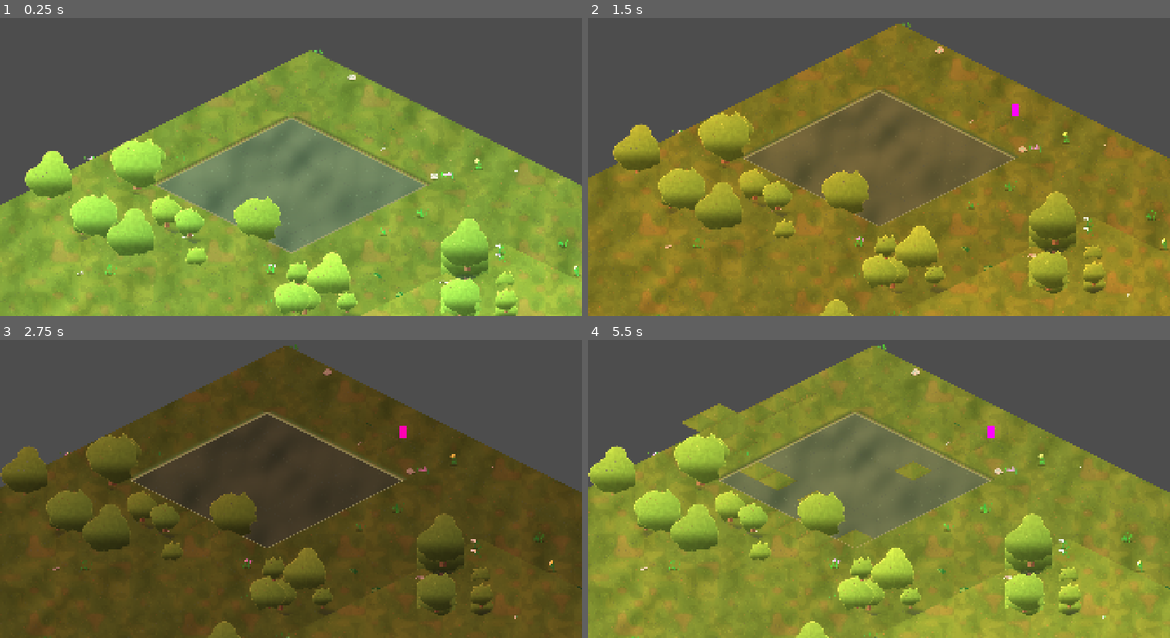
Above: before the commit, frames 1-4 (two rows, left to right).
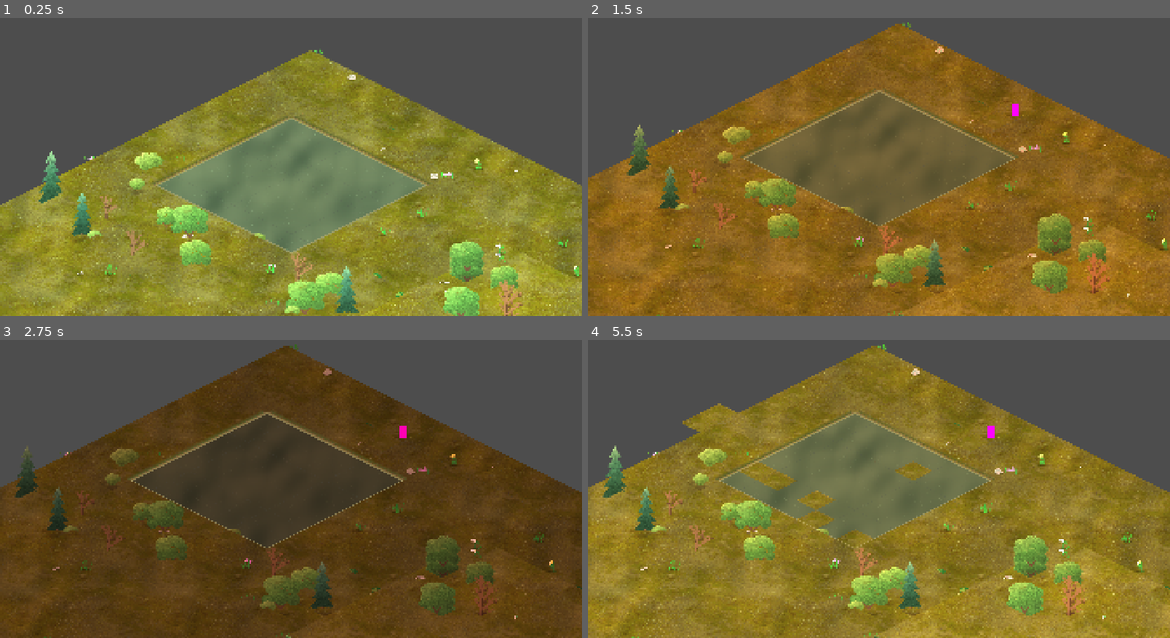
Above: after the commit, the same moments.

Repository: saman-mb/crusade-rts
Game: Godot game, scene res://src/nodes/map_system.tscn
Two runs of this game, one before a commit and one after it. Both use one fixed random seed, a clock stepped at 60 frames per second and the inputs below.
Inputs (mouse positions are in pixels of both pictures, inside the frame that each line leads up to):
- Up to frame 1 (0.25 s): no input
- Up to frame 2 (1.5 s): tap Enter at 0.5 s; move the mouse to (1007, 137) at 0.52 s; hold . (dev_time_fwd) 0.53-1.25 s; tap S (cam_down) at 0.6 s; click (1007, 137) at 0.67 s; drag from (762, 169) to (849, 217) at 1.27 s
- Up to frame 3 (2.75 s): tap Space at 2 s; move the mouse to (349, 402) at 2.02 s; hold . (dev_time_fwd) from 2.03 s (still down); tap D (cam_right) at 2.1 s
- Up to frame 4 (5.5 s): release . (dev_time_fwd) at 2.75 s; drag from (849, 539) to (704, 426) at 2.77 s; tap Enter at 3.5 s; move the mouse to (1053, 524) at 3.52 s; hold , (dev_time_back) 3.53-4.25 s; tap B at 3.6 s; drag from (704, 426) to (791, 393) at 4.27 s; move the mouse to (908, 474) at 5.02 s; hold , (dev_time_back) from 5.03 s (still down); tap G at 5.1 s; click (908, 474) at 5.17 s

The runs differ from the first frame. In frame 1, 41% of the frame differs, in the area x 0-100%, y 11-100%; in frame 2, 31%; in frame 3, 8.3%; in frame 4, 41%, in the area x 0-100%, y 1-100%.

Commit message:
feat: HD map visual overhaul — HD ground, seamless firelight, HD cliffs, pointillist trees
Bring the map to "StarCraft 1 for the modern HD era": high-res ground, high-quality
organic lighting, and foliage/cliffs that match it.

#247 HD ground — bake a seamless CC0 Poly Haven aerial-grass photo texture through the
  existing mega-tile de-grid (torus-periodic tiling + per-cell rotation), colour-
  corrected toward a lush warm-olive. The HD grain flows through with no visible grid.
#252 lighting — campfire light is now a world-space firelight term INSIDE
  terrain_tint.gdshader (fire_pos/fire_count uniforms; defaults to off = zero cost and
  no change in-game), so the glow pools on the ground organically with no tile-diamond
  clip. Showcase grade de-yellowed: cooler highlight split-tone, eased warm sweep,
  slight desaturate.
#248 cliffs — HD grey sandstone (CC0 Poly Haven rock_boulder_dry): high-passed rock
  grain under a top-lit strata palette, grass sod cap, warmer SE cast shadow.
#249 trees — pointillist foliage: each species' density field is filled with thousands
  of value-ramped leaf dabs over a solid gradient base (no pinholes), so canopies read
  as textured 3D foliage instead of flat blobs. 10 variants (oak/pine/scrub/dead).

Source photo-textures vendored at 1K (ample for the 512-wide bake; a 1K vs 2K re-bake
differs <0.03% mean). CC0 provenance in CREDITS.md and assets/tilesets/sources/.

Closes #247, #252, #248, #249

Co-Authored-By: Claude Opus 4.8 (1M context) <noreply@anthropic.com>
Claude-Session: https://claude.ai/code/session_011XXrArQbzXBMjmQfcGAmyp

Diff:
--- a/assets/shaders/terrain_tint.gdshader
+++ b/assets/shaders/terrain_tint.gdshader
@@ -25,6 +25,17 @@
 uniform vec3 highlight_tone = vec3(1.30, 1.18, 0.82);    // warm ochre sun side (SC1 anchor #b3a34e)
 uniform vec3 rim_color = vec3(1.0, 0.81, 0.54);          // additive warm rim on the brightest facets
 uniform float rim_strength : hint_range(0.0, 0.5) = 0.16;
+// --- point firelight (#252) -----------------------------------------------------
+// Warm pools of firelight that live in the SAME continuous world-space pass as the
+// relief above -- so the glow has NO tile-pitch frequency and reads as light lying
+// on the ground, not a sprite clipped to a diamond. fire_count defaults to 0, so the
+// real game pays nothing and looks unchanged; only the showcase turns these on.
+const int FIRE_MAX = 8;
+uniform int fire_count = 0;
+uniform vec2 fire_pos[FIRE_MAX];                          // world-space fire centres
+uniform vec3 fire_color = vec3(1.0, 0.58, 0.24);          // warm ember tone
+uniform float fire_radius = 260.0;                        // pool reach in world px
+uniform float fire_strength : hint_range(0.0, 3.0) = 1.15;
 
 varying vec2 v_world;
 
@@ -90,4 +101,17 @@
 	vec3 rim = rim_color * pow(lam, 3.0) * rim_strength;
 
 	COLOR.rgb = COLOR.rgb * bright * hue * relief_col + rim;
+
+	// Firelight pools: additive warm glow, distance measured on the GROUND plane
+	// (y stretched 2:1 to match the dimetric tiles) so each pool is a soft ellipse
+	// lying flat on the terrain. Quadratic falloff = a bright core, gentle skirt.
+	vec3 fire = vec3(0.0);
+	for (int i = 0; i < fire_count; i++) {
+		if (i >= FIRE_MAX) { break; }
+		vec2 dv = v_world - fire_pos[i];
+		dv.y *= 2.0;                                       // undo iso foreshorten
+		float f = 1.0 - smoothstep(0.0, fire_radius, length(dv));
+		fire += fire_color * (f * f) * fire_strength;
+	}
+	COLOR.rgb += fire;
 }
--- a/src/core/cliff_renderer.gd
+++ b/src/core/cliff_renderer.gd
@@ -15,11 +15,14 @@
 ## Exercised via render, not headless CI.
 
 const CLIFF_GROUP := "crusade_cliff"
-## Cast shadow: sun from NW -> the wall shades the ground toward SE. Near edge
-## sits at the wall base (dark), far edge is offset and fully transparent.
-const SHADOW_NEAR := Color(0.118, 0.137, 0.204, 0.55)   # ~#1E2334
-const SHADOW_FAR := Color(0.118, 0.137, 0.204, 0.0)
-const SHADOW_OFFSET := Vector2(16.0, 10.0)
+## Cast shadow (#248): sun from NW -> the wall throws a soft directional shadow
+## onto the ground toward SE (screen lower-right). Warm-dark tint (~#2A2418, never
+## pure black) so it reads under the golden grade; near edge sits at the wall base
+## (dark, ~40% opacity), far edge is offset ~= one face height (32px) and fully
+## transparent, so the band fades over its length.
+const SHADOW_NEAR := Color(0.165, 0.141, 0.094, 0.42)   # warm-dark ~#2A2418
+const SHADOW_FAR := Color(0.165, 0.141, 0.094, 0.0)
+const SHADOW_OFFSET := Vector2(24.0, 15.0)
 
 ## Shared unshaded material: the cliff faces point AWAY from the directional sun,
 ## so they must ignore its 2D light (they'd wash pale otherwise). Unshaded items
--- a/src/core/tree_catalog.gd
+++ b/src/core/tree_catalog.gd
@@ -1,15 +1,16 @@
 class_name TreeCatalog
 extends RefCounted
-## Single source of truth for the tree sprite sheet layout (#234 art pass).
-## Mirrors tools/gen_trees.py: 4 variants in one row of CELL_W x CELL_H cells,
-## each with the trunk base at ANCHOR and a long SE cast shadow baked into the
-## art (sun from NW). Trees follow the same placement contract as every entity:
-## node origin at the footprint (Y-sort key), art offset lifts it onto the tier.
+## Single source of truth for the tree sprite sheet layout (#249 trees & doodads v2).
+## Mirrors tools/gen_trees.py: VARIANTS variants in one row of CELL_W x CELL_H cells
+## (oak x3, pine x3, scrub x3, one dead tree), each with the trunk base at ANCHOR
+## and a warm SE cast shadow baked into the art (sun from NW). Trees follow the same
+## placement contract as every entity: node origin at the footprint (Y-sort key),
+## art offset lifts it onto the tier.
 
 const SHEET_PATH := "res://assets/doodads/trees.png"
 const CELL_W := 288
 const CELL_H := 232
-const VARIANTS := 4
+const VARIANTS := 10
 ## Trunk-base point inside every cell (px) -- where the tree meets the ground.
 const ANCHOR := Vector2(96.0, 190.0)
 
--- a/tools/render_showcase.gd
+++ b/tools/render_showcase.gd
@@ -26,19 +26,19 @@
 	float l5 = dot(texture(screen_tex, uv - vec2(0.0, px.y)).rgb, vec3(0.299,0.587,0.114));
 	float lavg = (l2 + l3 + l4 + l5) * 0.25;
 	c *= 1.0 + clamp(lum - lavg, -0.15, 0.15) * 0.15 / max(lum, 0.05);
-	vec3 hi = vec3(1.0,0.906,0.76); vec3 lo = vec3(0.50,0.55,0.73);
+	vec3 hi = vec3(0.99,0.95,0.87); vec3 lo = vec3(0.50,0.55,0.73);
 	c *= mix(lo, hi, smoothstep(0.10,0.86,lum));
-	c = mix(vec3(lum), c, 1.02);
-	c = clamp(c * 1.07 - 0.045, 0.0, 2.0);
+	c = mix(vec3(lum), c, 0.97);
+	c = clamp(c * 1.11 - 0.025, 0.0, 2.0);
 	// Warm sun sweep from upper-left, gone by ~55% across the frame.
 	float sweep = clamp(1.0 - (uv.x*0.9 + uv.y*0.95), 0.0, 1.0);
-	c += vec3(1.0,0.77,0.42)*sweep*0.10;
+	c += vec3(1.0,0.87,0.64)*sweep*0.045;
 	// Cool depth multiply from lower-right.
 	float depth = clamp((uv.x*0.6 + uv.y*0.75) - 0.55, 0.0, 1.0);
-	c *= mix(vec3(1.0), vec3(0.275,0.322,0.478), depth*0.16);
+	c *= mix(vec3(1.0), vec3(0.275,0.322,0.478), depth*0.11);
 	// Wide cool vignette.
 	float d = length(uv-vec2(0.5));
-	c = mix(c, c*vec3(0.62,0.66,0.82), smoothstep(0.5,1.05,d)*0.5);
+	c = mix(c, c*vec3(0.62,0.66,0.82), smoothstep(0.5,1.05,d)*0.26);
 	COLOR = vec4(c,1.0);
 }"
 
@@ -60,8 +60,10 @@
 	for _i in range(50):
 		await get_tree().process_frame
 	_golden_hour(map)
-	_add_campfire(map, Vector2i(26, 16))
-	_add_campfire(map, Vector2i(14, 21))
+	var fires := [Vector2i(26, 16), Vector2i(14, 21)]
+	_set_firelight(map, fires)
+	for c in fires:
+		_add_campfire(map, c)
 	_add_glint(map, Vector2i(6, 7))
 	_add_mist(map)
 	_full_rect_shader(GRADE_CODE, 100)
@@ -103,13 +105,13 @@
 	var dn: CanvasModulate = map.get_node_or_null("DayNight") as CanvasModulate
 	if dn != null:
 		dn.set_process(false)
-		dn.color = Color(0.90, 0.86, 0.78)
+		dn.color = Color(0.98, 0.96, 0.91)
 	var sun: DirectionalLight2D = map.get_node_or_null("Sun") as DirectionalLight2D
 	if sun != null:
 		sun.set("tint_from_day_night", false)
 		sun.set_process(false)
 		sun.color = Color(1.0, 0.85, 0.63)
-		sun.energy = 0.55
+		sun.energy = 0.72
 
 
 func _glow(tex: Texture2D, col: Color, size_px: float, alpha: float, squash: float) -> Sprite2D:
@@ -132,16 +134,32 @@
 	return s
 
 
+## Drives the terrain shader's firelight uniforms (#252). The warm ground pools are
+## computed in the terrain's own world-space fragment pass -- seamless across tiles,
+## never a sprite occluded into a diamond -- so they read as light on the ground.
+func _set_firelight(map: MapSystem, cells: Array) -> void:
+	var layer: TileMapLayer = map.get_elevation_layer(0)
+	if layer == null:
+		return
+	var mat := layer.material as ShaderMaterial
+	if mat == null:
+		return
+	var positions := PackedVector2Array()
+	for c in cells:
+		positions.append(IsoCoord.cart_to_iso(c))
+	mat.set_shader_parameter("fire_pos", positions)
+	mat.set_shader_parameter("fire_count", positions.size())
+	mat.set_shader_parameter("fire_color", Vector3(1.0, 0.58, 0.24))
+	mat.set_shader_parameter("fire_radius", 240.0)
+	mat.set_shader_parameter("fire_strength", 1.0)
+
+
 func _add_campfire(map: MapSystem, cell: Vector2i) -> void:
 	var pos := IsoCoord.cart_to_iso(cell)
 	var ltex := load(LIGHT_TEX) as Texture2D
-	if ltex != null:
-		var outer := _glow(ltex, Color(1.0, 0.52, 0.18), 300.0, 0.42, 0.5)
-		outer.position = pos
-		map.add_child(outer)
-		var inner := _glow(ltex, Color(1.0, 0.66, 0.28), 120.0, 0.55, 0.5)
-		inner.position = pos
-		map.add_child(inner)
+	# NOTE: the broad warm pool is now the terrain shader's firelight (see
+	# _set_firelight) -- seamless on the ground, no tile clip. Only the tight flame
+	# bloom stays a sprite below, sitting on top of the fire.
 	var ftex := load(FIRE_TEX) as Texture2D
 	if ftex != null:
 		var fire := Sprite2D.new()
Binary file changed: assets/cliffs/cliffs.png
Binary file changed: assets/doodads/trees.png
Not shown, changed: assets/tilesets/sources/LICENSE.txt
Not shown, changed: assets/tilesets/sources/SOURCE.txt
Binary file added: assets/tilesets/sources/aerial_grass_rock.png
Binary file added: assets/tilesets/sources/rock_boulder_dry.png
Binary file changed: assets/tilesets/terrain_atlas.png
Binary file changed: assets/tilesets/terrain_atlas_n.png
Not shown, changed: CREDITS.md
Not shown, changed: tools/gen_cliffs.py
Not shown, changed: tools/gen_trees.py
Not shown, changed: tools/pack_terrain_atlas.py
